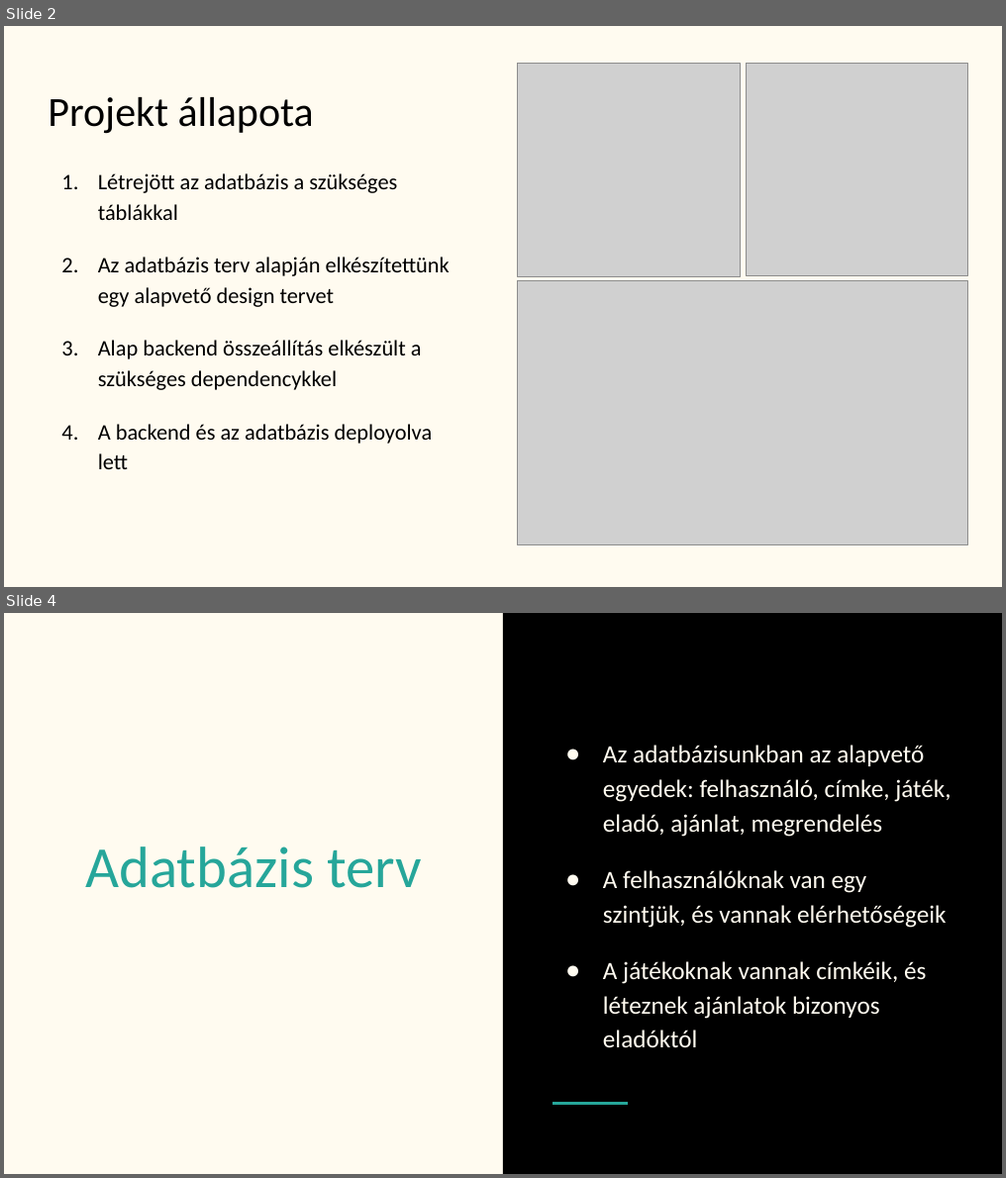
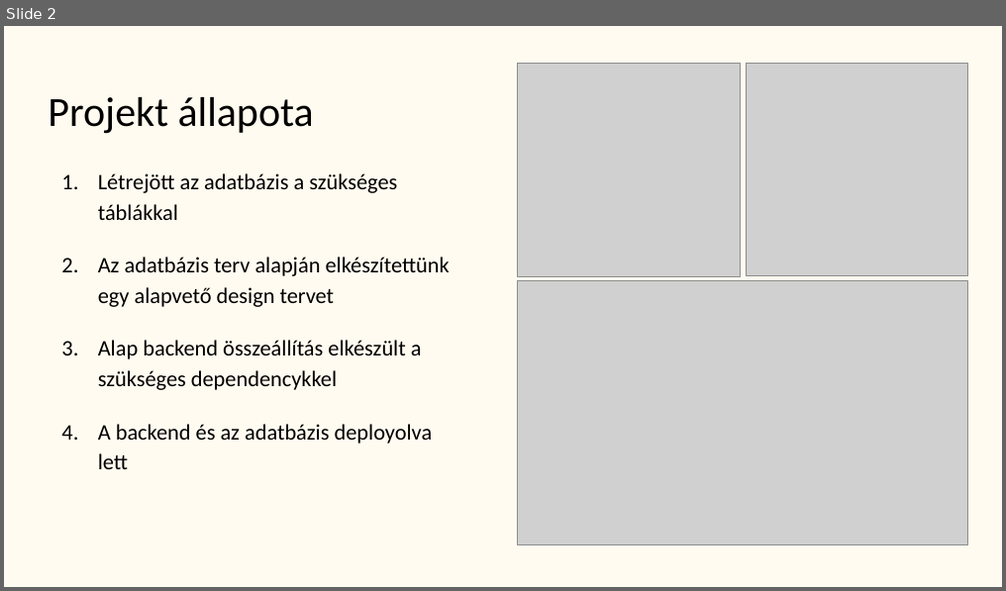
Before and after one commit to szabot1/ikt, a slide deck: docs/bemutato1.pptx. Shown one above the other, each under a label of ours: slides 2 and 4 before the commit, slide 2 after it; the slides between them are not shown. The pictures are 1006x1178 and 1006x591 pixels, drawn with LibreOffice and Linux fonts; fonts in the diff are those of the drawing; grey boxes stand for pictures. Boxes give left, top, right and bottom in pixels: in the first picture for what was removed or moved away, otherwise in the second. Text is boxed around its words. In the diff, an @@ line names an element or a change of style, - is before the commit and + after.

```diff
--- a/docs/bemutato1.pptx
+++ b/docs/bemutato1.pptx
@@ slide 4 removed at box(4, 613, 1002, 1174), background #FFFBF0 @@
@@ rectangle removed at box(503, 613, 1002, 1173) @@
@@ text removed at box(603, 745, 950, 1048) @@
-● Az adatbázisunkban az alapvető egyedek: felhasználó, címke, játék, eladó, ajánlat, megrendelés
-● A felhasználóknak van egy szintjük, és vannak elérhetőségeik
-● A játékoknak vannak címkéik, és léteznek ajánlatok bizonyos eladóktól
@@ title removed at box(85, 847, 422, 888) @@
-Adatbázis terv
@@ line removed from (552, 1104) to (628, 1104) @@
```
Also in this commit, not shown: 2 slides changed, 2 slides added, 1 other slide removed.
